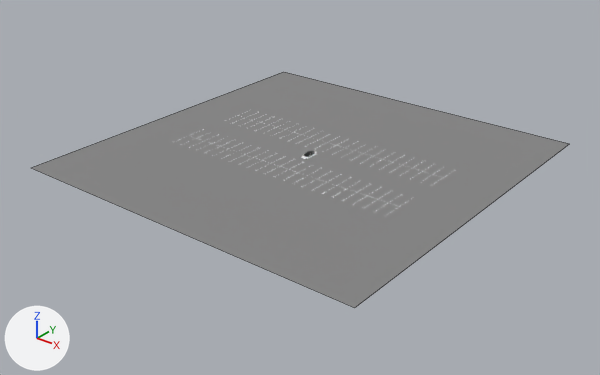
Two versions of the Blender file assets/tesla/tesla.blend, one commit apart.
The view is the same before and after, from a 50 mm lens placed at (122.7, -157.1, 87.2), pointed at (0.6, -4.5, -7.4). The lights are fixed; the arrows at lower left show +X, +Y and +Z. Mesh edges are drawn as thin lines on the coarser meshes.

Names of what the first picture shows: 'Ground'.
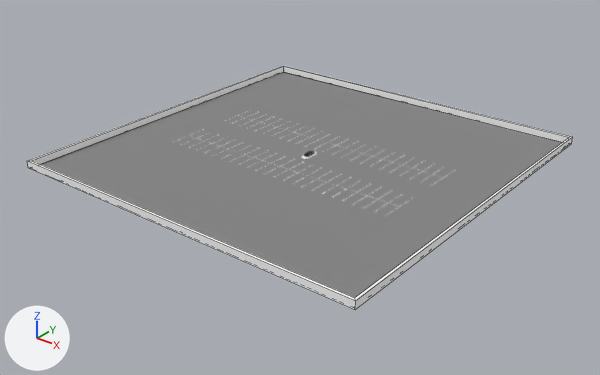
Scene script edits in JSON lines:
```json
{"op": "add", "block": "mat_wall", "code": ["mat_wall = principled_material('Wall')", "mat_wall.base_color = (1.0, 1.0, 1.0)  # white #ffffff"]}
{"op": "add", "block": "me_wall", "code": ["me_wall = bpy.data.meshes.new('Wall')", "me_wall.from_pydata([(-1.0, -1.0, -1.0), (-1.0, -1.0, 1.0), (-1.0, 1.0, -1.0), (-1.0, 1.0, 1.0), (1.0, -1.0, -1.0), (1.0, -1.0, 1.0), (1.0, 1.0, -1.0), (1.0, 1.0, 1.0), (-0.99, 0.99, -1.0), (-0.99, -0.99, -1.0), (-0.99, -0.99, 1.0), (-0.99, 0.99, 1.0), (0.99, 0.99, -1.0), (0.99, 0.99, 1.0), (0.99, -0.99, -1.0), (0.99, -0.99, 1.0)], [], [(0, 1, 3, 2), (2, 3, 7, 6), (6, 7, 5, 4), (4, 5, 1, 0), (7, 3, 11, 13), (6, 4, 14, 12), (8, 11, 10, 9), (12, 13, 11, 8), (4, 0, 9, 14), (5, 7, 13, 15), (2, 6, 12, 8), (3, 1, 10, 11), (1, 5, 15, 10), (0, 2, 8, 9), (9, 10, 15, 14), (14, 15, 13, 12)])", "me_wall.materials.append(mat_wall)  # white #ffffff"]}
{"op": "add", "block": "ob_wall", "code": ["ob_wall = bpy.data.objects.new('Wall', me_wall)", "ob_wall.location = (0.0, 0.0, 1.0)", "ob_wall.scale = (50.4, 50.4, 1.0)"]}
```

Where the change shows, as pixel boxes [x1, y1, x2, y2] in the pictures (600 x 375 px):
```json
{"object": "Wall", "change": "added", "after": [27, 66, 573, 310]}
```
